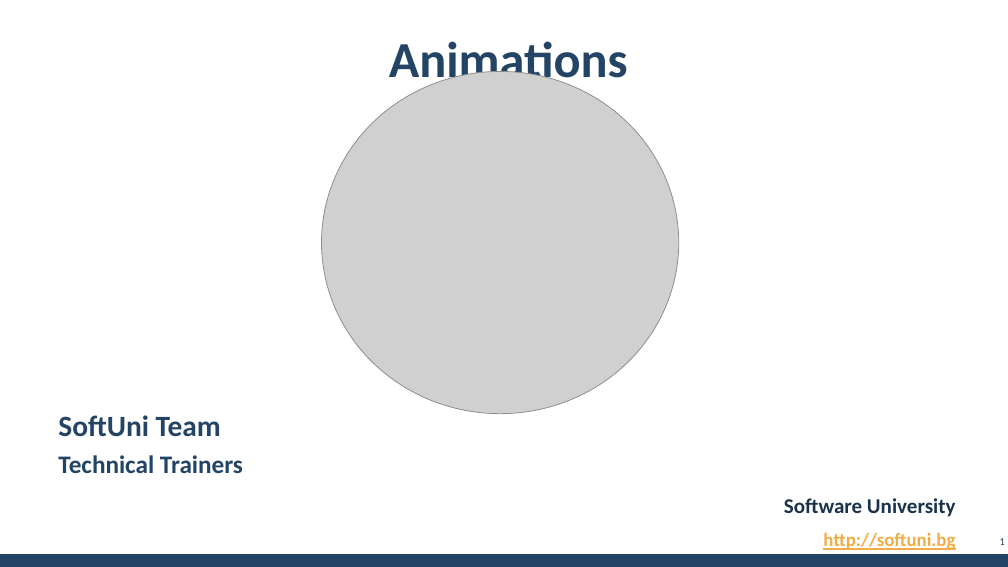
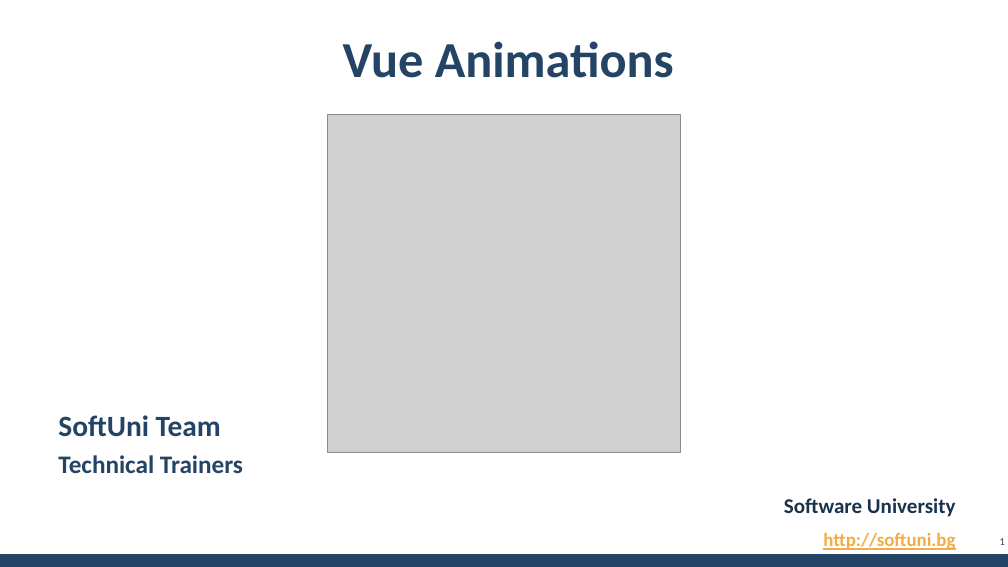
Before and after one commit to Vue-Course-Plans/Vue-Lectures, a slide deck: slide 1 of Vue-Animations/Vue-Animations.pptx. Drawn at 1008x567 pixels with LibreOffice and Linux fonts; fonts in the diff are those of the drawing; grey boxes stand for pictures; background and template pictures are left out. Boxes give left, top, right and bottom in pixels: in the first picture for what was removed or moved away, otherwise in the second. Text is boxed around its words. In the diff, an @@ line names an element or a change of style, - is before the commit and + after.

```diff
--- a/Vue-Animations/Vue-Animations.pptx
+++ b/Vue-Animations/Vue-Animations.pptx
@@ title at bbox=[343, 41, 674, 78]: text changed @@
-Animations
+Vue Animations
@@ picture: place and size @@
-picture at bbox=[321, 71, 678, 414]
+picture at bbox=[327, 115, 681, 452]
```
Also in this commit, not shown: 4 other slides changed, 1 other file.
